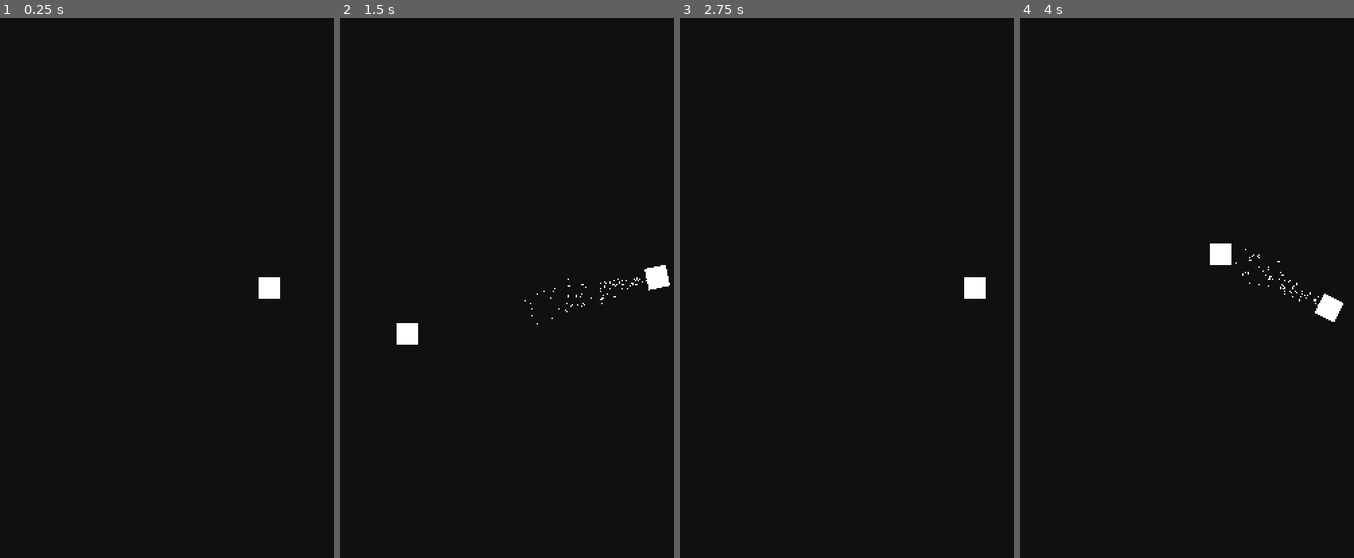
Above: before the commit, frames 1-4 (left to right).
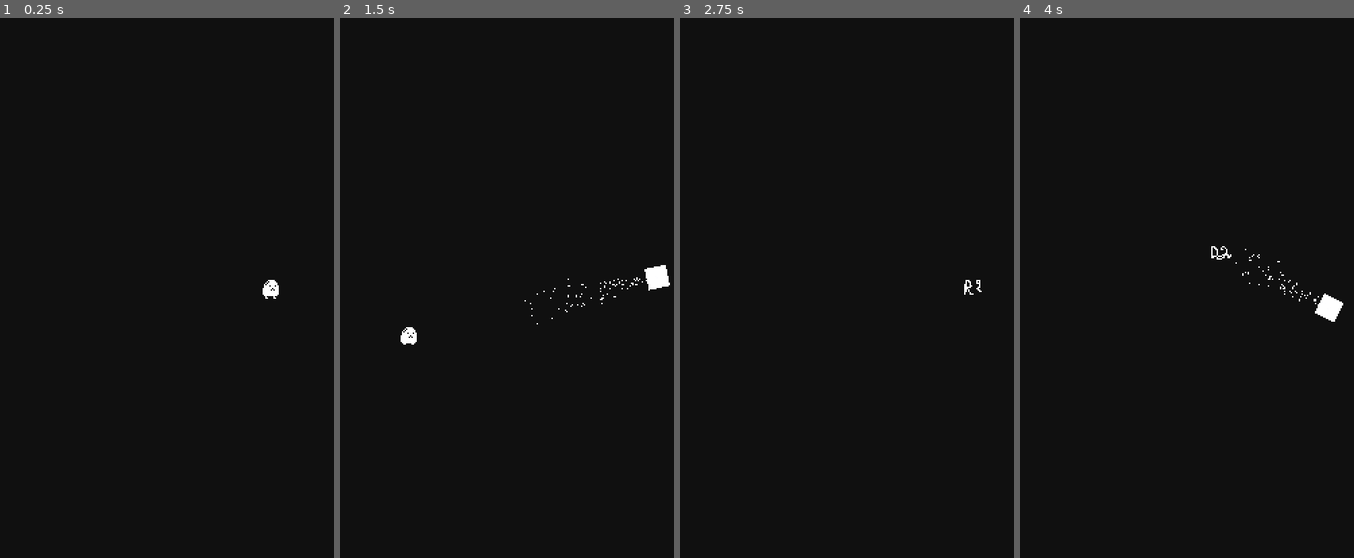
Above: after the commit, the same moments.

Repository: theowiik/PITCH-BLACK
Game: Godot game, scene res://scenes/Game.tscn
The game is run twice, just before and just after one commit, with the same random seed, the same clock (stepped at 60 frames per second) and the same inputs. The engine's default icon, where the game draws it, is replaced by a stand-in: a white triangle on a blue panel in a dark square.
Inputs (mouse positions are in pixels of both pictures, inside the frame that each line leads up to):
- Up to frame 1 (0.25 s): no input
- Up to frame 2 (1.5 s): move the mouse to (outside the picture) at 0.52 s; hold D (right) 0.53-1.28 s; hold Right mouse button (add_rocket) 0.53-1.28 s; move the mouse to (500, 315) at 1.27 s; hold S (down) from 1.28 s (still down); click (500, 315) at 1.35 s
- Up to frame 3 (2.75 s): move the mouse to (1003, 169) at 2.02 s; release S (down) at 2.03 s; hold D (right) from 2.03 s (still down); hold Right mouse button (add_rocket) from 2.03 s (still down)
- Up to frame 4 (4 s): move the mouse to (1263, 396) at 2.77 s; release D (right) at 2.78 s; release Right mouse button (add_rocket) at 2.78 s; hold W (up) 2.78-3.53 s; click (1263, 396) at 2.85 s; move the mouse to (outside the picture) at 3.52 s; hold A (left) from 3.53 s (still down); hold Right mouse button (add_rocket) from 3.53 s (still down)

The runs differ from the first frame. In frame 1, 0.1% of the frame differs, in the area x 77-84%, y 48-52%; in frame 2, 0.1%; in frame 3, 0.2%, in the area x 85-92%, y 48-52%; in frame 4, 0.2%.

Commit message:
add sprites

Diff:
--- a/scenes/actors/Actor.tscn
+++ b/scenes/actors/Actor.tscn
@@ -1,10 +1,85 @@
-[gd_scene load_steps=4 format=2]
+[gd_scene load_steps=9 format=2]
 
-[ext_resource path="res://assets/16x16.png" type="Texture" id=1]
+[ext_resource path="res://assets/player.png" type="Texture" id=1]
 [ext_resource path="res://scripts/Player.gd" type="Script" id=2]
 
 [sub_resource type="RectangleShape2D" id=1]
 extents = Vector2( 8, 8 )
+
+[sub_resource type="Animation" id=3]
+resource_name = "down"
+tracks/0/type = "value"
+tracks/0/path = NodePath("Sprite:frame")
+tracks/0/interp = 1
+tracks/0/loop_wrap = true
+tracks/0/imported = false
+tracks/0/enabled = true
+tracks/0/keys = {
+"times": PoolRealArray( 0, 0.5 ),
+"transitions": PoolRealArray( 1, 1 ),
+"update": 1,
+"values": [ 8, 9 ]
+}
+
+[sub_resource type="Animation" id=2]
+resource_name = "idle"
+tracks/0/type = "value"
+tracks/0/path = NodePath("Sprite:frame")
+tracks/0/interp = 1
+tracks/0/loop_wrap = true
+tracks/0/imported = false
+tracks/0/enabled = true
+tracks/0/keys = {
+"times": PoolRealArray( 0, 0.5 ),
+"transitions": PoolRealArray( 1, 1 ),
+"update": 1,
+"values": [ 0, 1 ]
+}
+
+[sub_resource type="Animation" id=4]
+resource_name = "left"
+tracks/0/type = "value"
+tracks/0/path = NodePath("Sprite:frame")
+tracks/0/interp = 1
+tracks/0/loop_wrap = true
+tracks/0/imported = false
+tracks/0/enabled = true
+tracks/0/keys = {
+"times": PoolRealArray( 0, 0.5 ),
+"transitions": PoolRealArray( 1, 1 ),
+"update": 1,
+"values": [ 6, 7 ]
+}
+
+[sub_resource type="Animation" id=5]
+resource_name = "right"
+tracks/0/type = "value"
+tracks/0/path = NodePath("Sprite:frame")
+tracks/0/interp = 1
+tracks/0/loop_wrap = true
+tracks/0/imported = false
+tracks/0/enabled = true
+tracks/0/keys = {
+"times": PoolRealArray( 0, 0.5 ),
+"transitions": PoolRealArray( 1, 1 ),
+"update": 1,
+"values": [ 4, 5 ]
+}
+
+[sub_resource type="Animation" id=6]
+resource_name = "up"
+tracks/0/type = "value"
+tracks/0/path = NodePath("Sprite:frame")
+tracks/0/interp = 1
+tracks/0/loop_wrap = true
+tracks/0/imported = false
+tracks/0/enabled = true
+tracks/0/keys = {
+"times": PoolRealArray( 0, 0.5 ),
+"transitions": PoolRealArray( 1, 1 ),
+"update": 1,
+"values": [ 2, 3 ]
+}
 
 [node name="Actor" type="KinematicBody2D"]
 collision_layer = 0
@@ -13,6 +88,16 @@
 
 [node name="Sprite" type="Sprite" parent="."]
 texture = ExtResource( 1 )
+vframes = 3
+hframes = 5
+frame = 8
 
 [node name="CollisionShape2D" type="CollisionShape2D" parent="."]
 shape = SubResource( 1 )
+
+[node name="AnimationPlayer" type="AnimationPlayer" parent="."]
+anims/down = SubResource( 3 )
+anims/idle = SubResource( 2 )
+anims/left = SubResource( 4 )
+anims/right = SubResource( 5 )
+anims/up = SubResource( 6 )
--- a/scenes/actors/Enemy.tscn
+++ b/scenes/actors/Enemy.tscn
@@ -2,7 +2,7 @@
 
 [ext_resource path="res://scenes/actors/Actor.tscn" type="PackedScene" id=1]
 [ext_resource path="res://scripts/Enemy.gd" type="Script" id=2]
-[ext_resource path="res://icon.png" type="Texture" id=3]
+[ext_resource path="res://assets/enemy.png" type="Texture" id=3]
 
 [node name="Enemy" instance=ExtResource( 1 )]
 collision_layer = 2
@@ -10,7 +10,6 @@
 script = ExtResource( 2 )
 
 [node name="Sprite" parent="." index="0"]
-scale = Vector2( 0.5, 0.5 )
 texture = ExtResource( 3 )
 
 [node name="RevealTime" type="Timer" parent="." index="2"]
--- a/scripts/Actor.gd
+++ b/scripts/Actor.gd
@@ -4,9 +4,22 @@
 
 var health: float = 100
 const movement_speed: int = 100
+onready var anim_player: AnimationPlayer = get_node("AnimationPlayer")
 
 func take_damage(damage: int) -> void:
 	health -= damage
 
 	if health <= 0:
 		queue_free()
+
+func play_anim(vec: Vector2) -> void:
+	if vec.x > 0:
+		anim_player.play("right")
+	elif vec.x < 0:
+		anim_player.play("left")
+	elif vec.y > 0:
+		anim_player.play("up")
+	elif vec.y < 0:
+		anim_player.play("down")
+	else:
+		anim_player.play("idle")
--- a/scripts/Player.gd
+++ b/scripts/Player.gd
@@ -17,11 +17,13 @@
 
 	return vec.normalized()
 
-func _process(_delta) -> void:
+func _physics_process(_delta: float) -> void:
 	if not controlling: return
-	move_and_slide(get_input_vector() * movement_speed)
 
-func _unhandled_input(event) -> void:
+	var vel: Vector2 = move_and_slide(get_input_vector() * movement_speed)
+	play_anim(vel)
+
+func _unhandled_input(event: InputEvent) -> void:
 	if not controlling: return
 
 	if event.is_action_pressed("shoot"):
Binary file added: assets/enemy.png
Binary file added: assets/player.png
Not shown, added: assets/player.png.import
Not shown, added: assets/pyxel/enemy.pyxel
Not shown, added: assets/pyxel/player.pyxel
